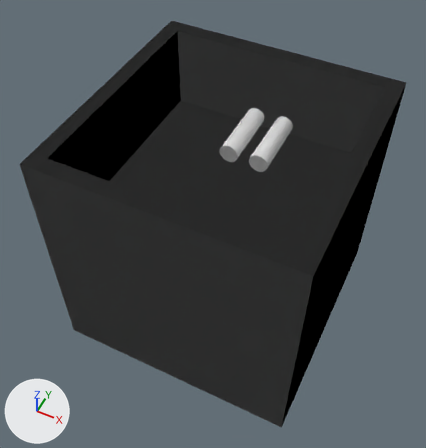
The OBJ model src/main/resources/assets/electricity/models/dc_string_cable/dc_string_cable_trench_arm.obj as it was, and as the next commit left it.
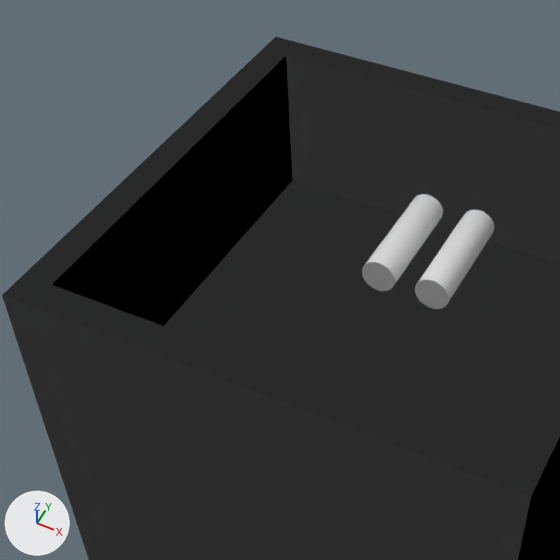
There are two pictures of each version: one whole from a camera (50 mm lens) standing at (1.188, -1.984, 2.289) and looking at (0.465, -0.539, 0.483), one close up on the part from 4% to 77% of the width and 0% to 69% of the height. Arrows for +X, +Y and +Z are at lower left; the lights stay in place. The last two pictures show the newer version. Where no turn or scale is listed for an object, it has been applied to the vertices.

Before the edit, the objects in view are built like this:
```python
me_bedding = bpy.data.meshes.new('bedding')
me_bedding.from_pydata(...)  # 28 vertices, 30 faces; spans x 0.0..1.0, y -1.0..0.0, z 0.0..1.0
me_bedding.materials.append(mat_trench)  # its picture is missing
me_cable = bpy.data.meshes.new('cable')
me_cable.from_pydata(...)  # a 32-sided cylinder along y spanning x 0.394..0.475, y -0.337..-0.062, z 0.651..0.733; a 32-sided cylinder along y spanning x 0.525..0.606, y -0.337..-0.062, z 0.651..0.733
me_cable.materials.append(mat_core)  # its picture is missing
ob_bedding = bpy.data.objects.new('bedding', me_bedding)
ob_bedding.location = (0.0, 0.0, 0.0)
ob_cable = bpy.data.objects.new('cable', me_cable)
ob_cable.location = (0.0, 0.0, 0.0)
```
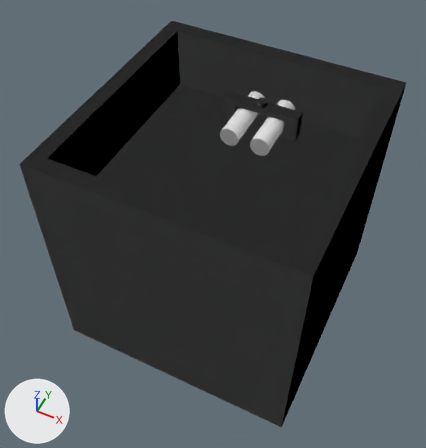
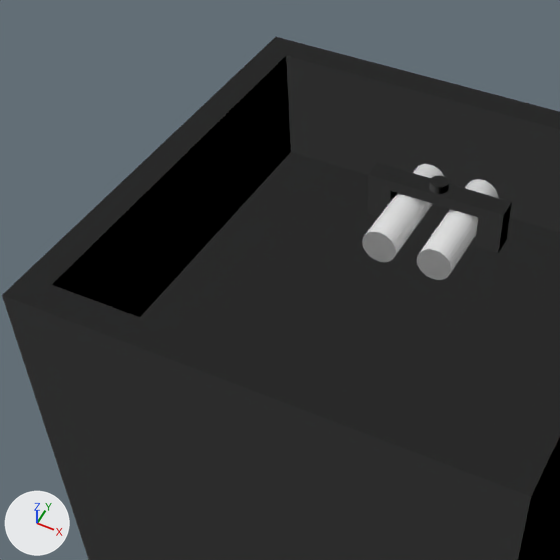
Where the change shows, as pixel boxes (x1, y1, x2, y2) in the close-ups (560 x 560 px; the box of a moved part takes in the faces that stretch with it):
'cable', moved: before (362, 194, 494, 309); after (362, 164, 498, 280)
'cleat', added: after (368, 163, 512, 253)
part 1 of me_bedding, moved or reshaped: (138, 150, 514, 327) in both

Patch to the scene script:
```diff
--- a/src/main/resources/assets/electricity/models/dc_string_cable/dc_string_cable_trench_arm.obj.py
+++ b/src/main/resources/assets/electricity/models/dc_string_cable/dc_string_cable_trench_arm.obj.py
@@ mat_cleat @@
+mat_cleat = principled_material('cleat')
+mat_cleat.base_color = (0.8, 0.8, 0.8)  # white #e7e7e7
@@ me_bedding @@
 me_bedding.from_pydata(...)  # 28 vertices, 30 faces; spans x 0.0..1.0, y -1.0..0.0, z 0.0..1.0
 # used by ob_bedding; location = (0.0, 0.0, 0.0)
+# me_bedding part 1: all 12 vertices in x 0.0..1.0, y -1.0..0.0, z 0.651 are moved by (0.0, 0.0, 0.086)
 me_bedding.materials.append(mat_trench)
@@ me_cable @@
 # used by ob_cable; location = (0.0, 0.0, 0.0)
-me_cable.from_pydata(...)  # 128 vertices, 68 faces; spans x 0.394..0.606, y -0.337..-0.062, z 0.651..0.733
+me_cable.from_pydata(...)  # 128 vertices, 68 faces; spans x 0.394..0.606, y -0.337..-0.062, z 0.738..0.819
+# me_cable part 2: the whole mesh is moved by (0.0, 0.0, 0.086)
 me_cable.materials.append(mat_core)
@@ me_cleat @@
+me_cleat.from_pydata(...)  # 84 vertices, 65 faces; spans x 0.338..0.662, y -0.194..-0.144, z 0.738..0.864
+me_cleat.materials.append(mat_cleat)  # its picture is missing
@@ ob_cleat @@
+ob_cleat = bpy.data.objects.new('cleat', me_cleat)
+ob_cleat.location = (0.0, 0.0, 0.0)
```
